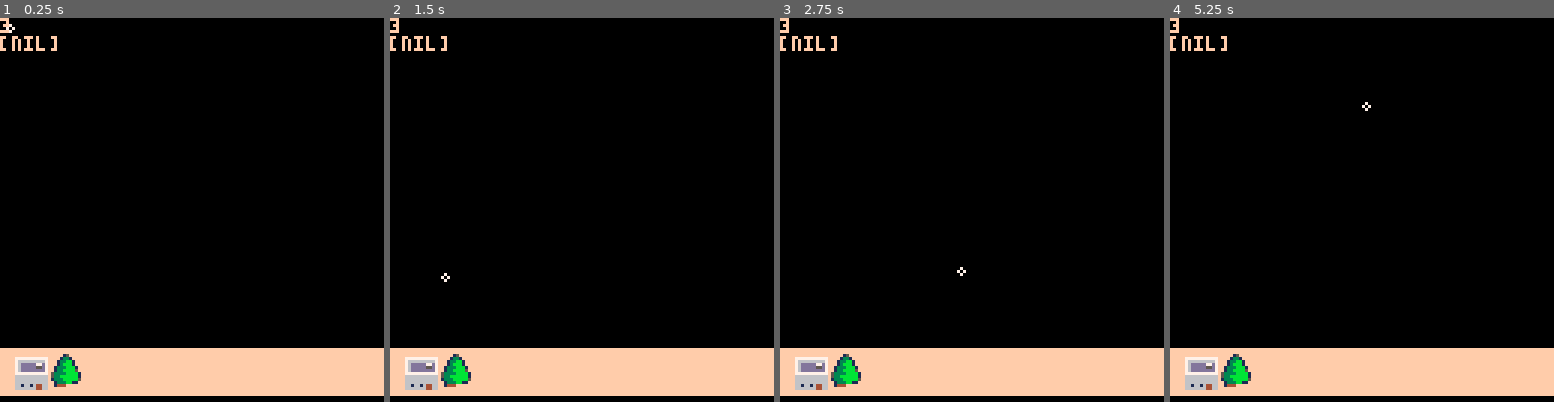
Above: before the commit, frames 1-4 (left to right).
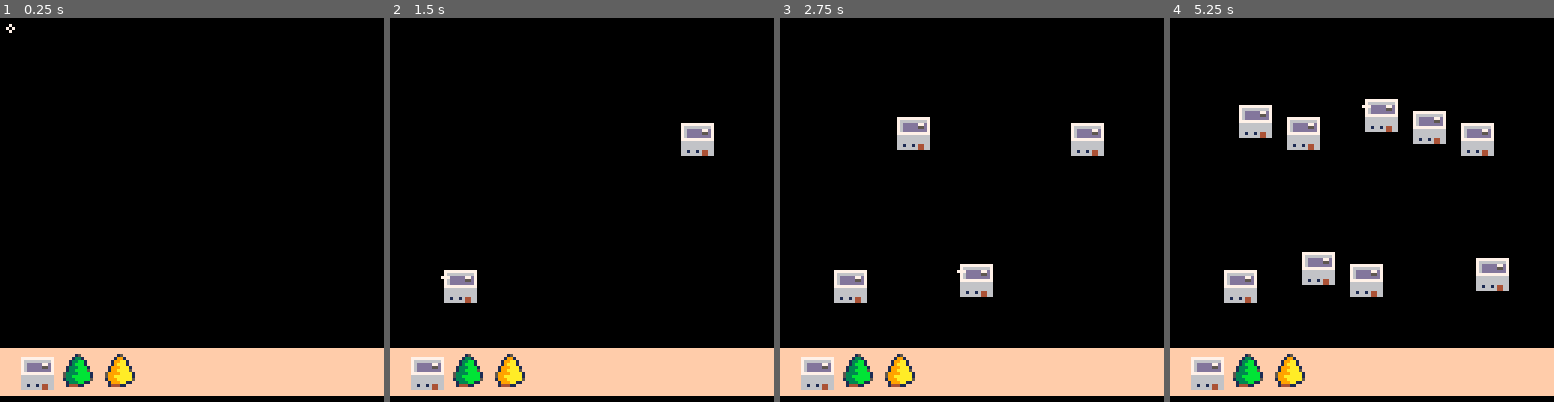
Above: after the commit, the same moments.

Repository: alainpuron/pico-8
Game: PICO-8 cartridge pixel_art.p8
The game is run twice, just before and just after one commit, with the same random seed, the same clock (stepped at 60 frames per second) and the same inputs.
Inputs (mouse positions are in pixels of both pictures, inside the frame that each line leads up to):
- Up to frame 1 (0.25 s): no input
- Up to frame 2 (1.5 s): click (670, 121) at 0.67 s; click (436, 267) at 1.22 s
- Up to frame 3 (2.75 s): click (887, 114) at 1.77 s; click (952, 259) at 2.32 s
- Up to frame 4 (5.25 s): click (1404, 106) at 2.87 s; click (1465, 256) at 3.42 s; click (1231, 102) at 3.97 s; click (1292, 248) at 4.52 s; click (1354, 94) at 5.07 s

The runs differ from the first frame. In frame 1, 1.9% of the frame differs, in the area x 0-36%, y 0-97%; in frame 2, 3.4%; in frame 3, 4.8%; in frame 4, 8.5%, in the area x 0-89%, y 0-97%.

Commit message:
Add files via upload

Diff:
--- a/pixel_art.p8
+++ b/pixel_art.p8
@@ -4,19 +4,25 @@
 function _init()
 
 	mouse_init()
+	inventory_init()
+	drag_init()
 
 end
 
 function _update()
+
 	mouse_update(mouse)
-	inventory_init()
+
 end
 
 function _draw()
-	cls()
-
-	 inventory_draw()
+		cls()
+
+	 inventory_draw(mouse)
+	 drag_draw(to_be_placed,selection)
+
 	 mouse_draw(mouse,inv)
+
 	--spr(hsp,hx,hy,2,2)
 	--spr(tsp,tx,ty,2,2)
 
@@ -68,29 +74,37 @@
 	mouse.y=stat(33)
 	mouse.x=stat(32)
 	mouse.button = stat(34) -- left click
-
-end
-
-function on_click(mouse)
+	on_click(mouse,inv,selected)
+end
+
+function on_click(mouse,inv,selected)
 
 	-- value for left and right click
 	local left_click = 1
 	local	right_click = 2
 
-	if mouse.button == left_click then
+	 holding_left = false
+
+	if mouse.button == left_click and not holding_left then
+
+		holding_left = true -- is holding left click
+		drag_update(mouse, inv,selection)
+
 		print('left button clicked',7)
 	end
 
 
 	if mouse.button == right_click then
 		print('right button clicked',7)
+		drag_del(to_be_placed,mouse)
 	end
 
 end
 
 function mouse_draw(mouse)
 	spr(mouse.sp,mouse.x,mouse.y)
-	on_click(mouse)
+	--on_click(mouse)
+
 
 
 --		if abs(mouse.x-inv[i].item_x)<=8 and abs(mouse.y-inv[i].inv_y)<=8 then
@@ -111,46 +125,112 @@
 
 	{sprite = 3,x=0,y=0},--house
 	{sprite = 5,x=0,y=0},--tree
+	{sprite = 7,x=0,y=0},--tree
 
 	}
-end
-
-function inventory_draw()
-
-    local inv_x =  0 -- begin from left
-    local inv_y =  125 -- inv at bottom
-    rectfill(inv_x, inv_y, inv_x + 130, inv_y - 15, 15)
-
-    for i=1,#inv do
-
-        local item_x = inv_x - 10 + 12 * i
-        spr(inv[i].sprite, item_x, inv_y - 13, 2, 2)
-
-    end
-    print(inv[1].sprite)
-    print(inv[1].item_x)
-
-
-   -- rect(inv_x - 9 + selection * 9, inv_y, inv_x + selection * 9, inv_y + 9, 7)
+
+	selection = 1
+
+end
+
+function inventory_draw(mouse)
+
+    local inv_x = 0
+				local inv_y = 125
+				rectfill(inv_x, inv_y, inv_x + 130, inv_y - 15, 15)
+
+				local selected_x = nil
+
+				for i = 1, #inv do
+
+    item_x = inv_x - 10 + 14 * i
+    spr(inv[i].sprite, item_x, inv_y - 13, 2, 2)
+
+
+    -- check if mouse is near this item
+    if abs(mouse.x - item_x) <= 8 and abs(mouse.y - (inv_y - 13)) <= 8 then
+        selected_x = item_x
+								selection = i
+
+    end -- if
+
+		end -- for
+
+			-- draw selection rect if mouse is near any item
+			if selected_x then
+		    rect(selected_x, inv_y, selected_x + 14, inv_y - 14, 7)
+						print(selected_x)
+						spr(inv[selection].sprite,10,10,2,2)
+						print(selection)
+
+			end -- if
+
 end
 
 -->8
 -- select and drag --
 function drag_init()
 
-end
+		to_be_placed={}
+
+end
+
+
+
+function drag_update(mouse, inv,selection)
+
+    add(to_be_placed, {
+
+    	 sprite = inv[selection].sprite,
+    		x = mouse.x,
+    		y = mouse.y
+
+  })
+
+
+end
+
+
+
+function drag_draw(to_be_placed,selection,mouse)
+
+				i = selection
+
+    for i in all(to_be_placed) do
+        spr(i.sprite, i.x, i.y, 2, 2)
+    end
+end
+
+function drag_del(to_be_placed, mouse)
+
+				--local i = to_be_placed[selection]
+				for i in all(to_be_placed) do
+
+						if abs(mouse.x-i.x)<=8 and abs(mouse.y-i.y)<=8 then
+						   del(to_be_placed, i)
+
+						end
+
+				end
+
+
+end
+…(4 lines of a section not shown)…
 __gfx__
-00000000777771111117777700000000000000000000000150000000000000000000000000000000000000000000000000000000000000000000000000000000
-00000000777116666661177700077777777777000000001331000000000000000000000000000000000000000000000000000000000000000000000000000000
-000000007716677777766177000766666666670000000133bb100000000000000000000000000000000000000000000000000000000000000000000000000000
-00000000716777777777761700076ddddd77d7000000013bbb100000000000000000000000000000000000000000000000000000000000000000000000000000
-00000000716777777777761700076ddddd55d70000001333bbb10000000000000000000000000000000000000000000000000000000000000000000000000000
-00000000717667777776671700076dddddddd7000000133bbbb50000000000000000000000000000000000000000000000000000000000000000000000000000
-000000007177766666677717000777777777770000053333bbbb1000000000000000000000000000000000000000000000000000000000000000000000000000
-0000000071677777777776170006666666666600000533bbbbbb1000000000000000000000000000000000000000000000000000000000000000000000000000
-e7e788e7715667777776651700066666666666000001333bbbbb5000000000000000000000000000000000000000000000000000000000000000000000000000
-7e78ee8e7155566666655517000666666666660000001333bb110000000000000000000000000000000000000000000000000000000000000000000000000000
-e78e88e87155556666555517000661661644660000001444ff000000000000000000000000000000000000000000000000000000000000000000000000000000
+00000000777771111117777700000000000000000000000150000000000000015000000000000000000000000000000000000000000000000000000000000000
+00000000777116666661177700077777777777000000001331000000000000199100000000000000000000000000000000000000000000000000000000000000
+000000007716677777766177000766666666670000000133bb10000000000199aa10000000000000000000000000000000000000000000000000000000000000
+00000000716777777777761700076ddddd77d7000000013bbb1000000000019aaa10000000000000000000000000000000000000000000000000000000000000
+00000000716777777777761700076ddddd55d70000001333bbb1000000001999aaa1000000000000000000000000000000000000000000000000000000000000
+00000000717667777776671700076dddddddd7000000133bbbb500000000199aaaa5000000000000000000000000000000000000000000000000000000000000
+000000007177766666677717000777777777770000053333bbbb100000059999aaaa100000000000000000000000000000000000000000000000000000000000
+0000000071677777777776170006666666666600000533bbbbbb1000000599aaaaaa100000000000000000000000000000000000000000000000000000000000
+e7e788e7715667777776651700066666666666000001333bbbbb50000001999aaaaa500000000000000000000000000000000000000000000000000000000000
+7e78ee8e7155566666655517000666666666660000001333bb11000000001999aa11000000000000000000000000000000000000000000000000000000000000
+e78e88e8715555666655551700066166164466000000144411000000000014441100000000000000000000000000000000000000000000000000000000000000
 788e88e8715555666655551700066666664466000000000000000000000000000000000000000000000000000000000000000000000000000000000000000000
 8e88ee87751555666655515700000000000000000000000000000000000000000000000000000000000000000000000000000000000000000000000000000000
 8e88887e775115666651157700000000000000000000000000000000000000000000000000000000000000000000000000000000000000000000000000000000
